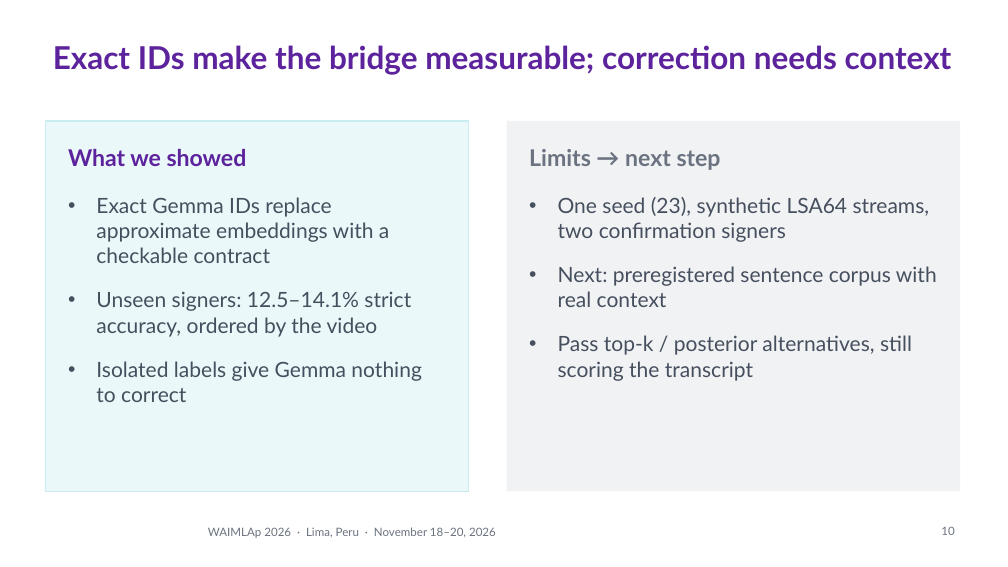
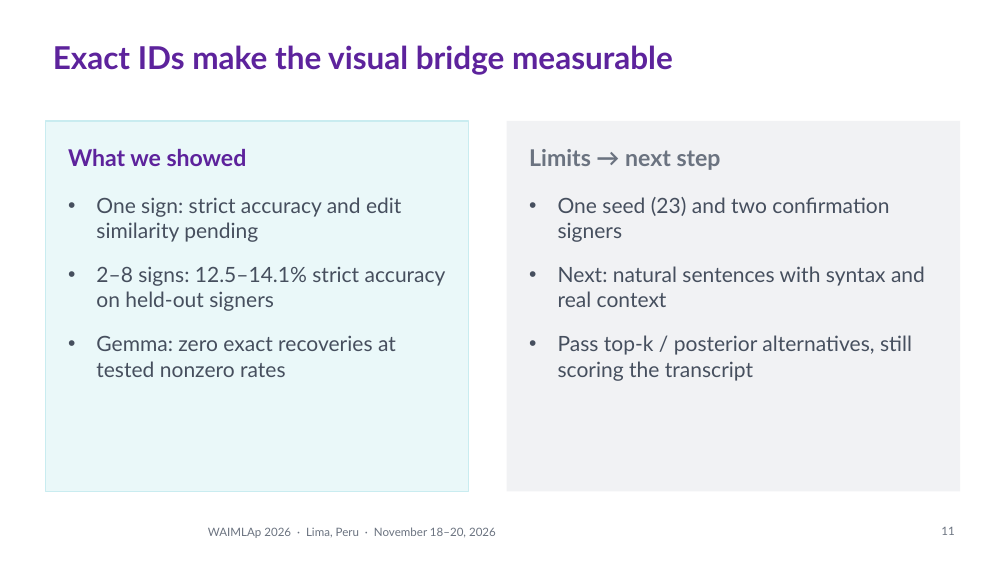
Before and after one commit to Percep3/Imitator, a slide deck: slide 11 of presentation/waimlap2026/imitator_waimlap2026.pptx (slide 10 before the commit). Drawn at 1008x567 pixels with LibreOffice and Linux fonts; fonts in the diff are those of the drawing; background and template pictures are left out. Boxes give left, top, right and bottom in pixels: in the first picture for what was removed or moved away, otherwise in the second. Text is boxed around its words. In the diff, an @@ line names an element or a change of style, - is before the commit and + after.

Commit message:
Align WAIMLAp slides with isolated-sign paper narrative

```diff
--- a/presentation/waimlap2026/imitator_waimlap2026.pptx
+++ b/presentation/waimlap2026/imitator_waimlap2026.pptx
@@ title at bbox=[53, 45, 673, 75]: text changed @@
-Exact IDs make the bridge measurable; correction needs context
+Exact IDs make the visual bridge measurable
@@ text at bbox=[96, 197, 446, 377]: text changed @@
-• Exact Gemma IDs replace approximate embeddings with a checkable contract
-• Unseen signers: 12.5–14.1% strict accuracy, ordered by the video
-• Isolated labels give Gemma nothing to correct
+• One sign: strict accuracy and edit similarity pending
+• 2–8 signs: 12.5–14.1% strict accuracy on held-out signers
+• Gemma: zero exact recoveries at tested nonzero rates
@@ text at bbox=[558, 197, 925, 307]: text changed @@
-• One seed (23), synthetic LSA64 streams, two confirmation signers
-• Next: preregistered sentence corpus with real context
+• One seed (23) and two confirmation signers
+• Next: natural sentences with syntax and real context
@@ page number at bbox=[941, 527, 954, 535]: text changed @@
-10
+11
```
Also in this commit, not shown: 3 other slides changed, 1 slide added, 4 other files.
